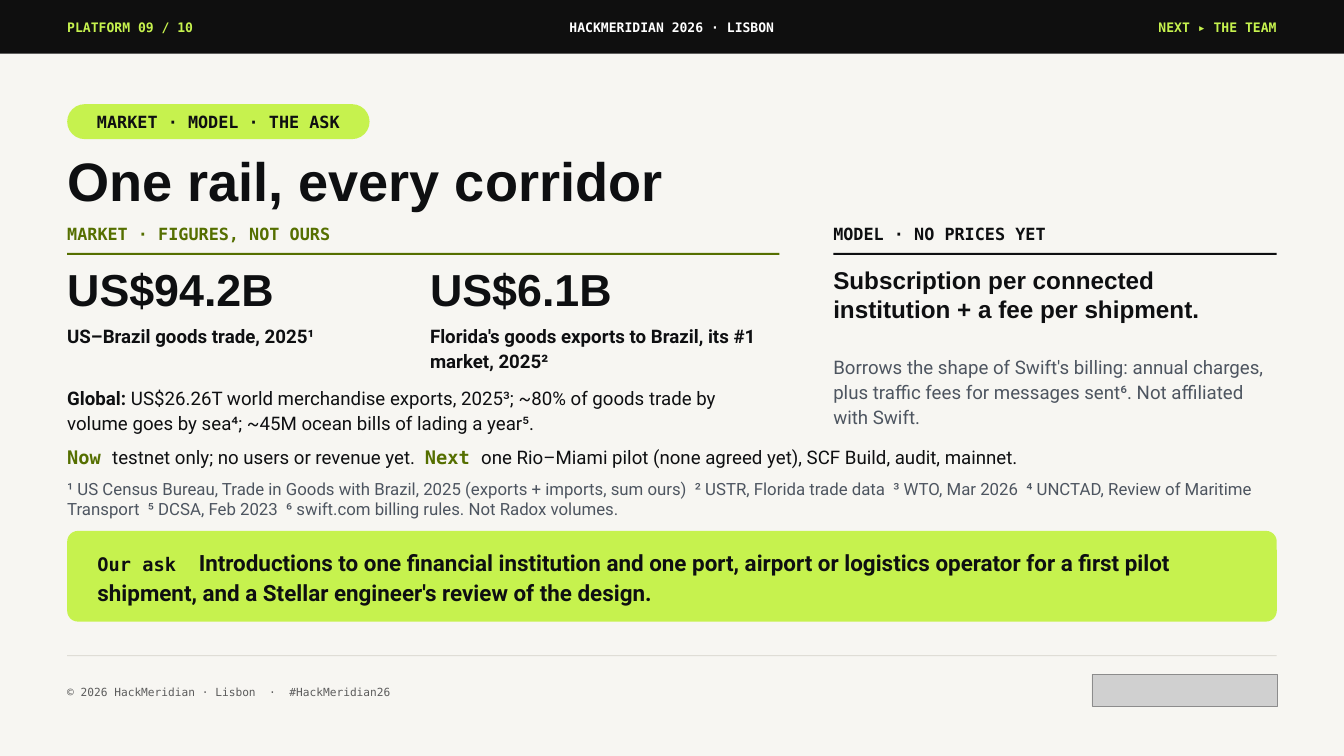
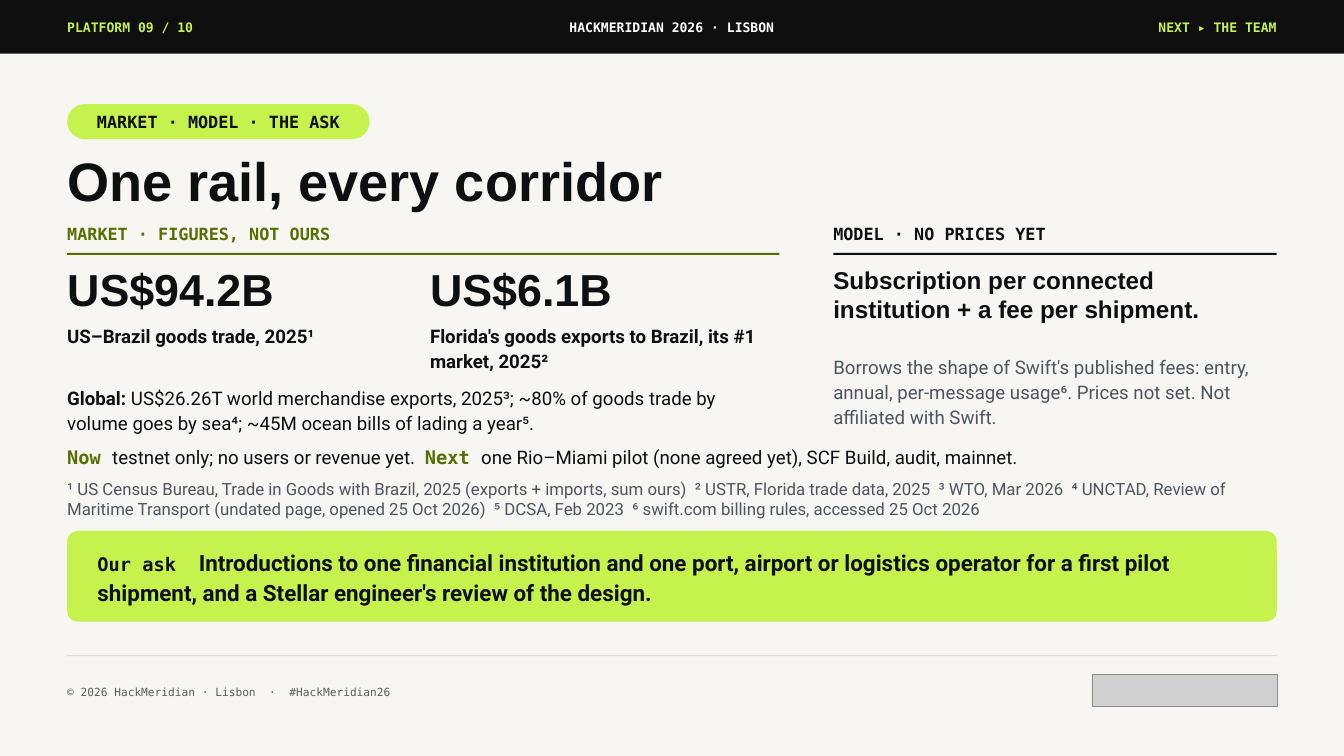
Before and after one commit to pwsaragossy/hackmeridian-cos, a slide deck: slide 9 of projects/hackmeridian-rail/deck/radox-custody-rail.pptx. Drawn at 1344x756 pixels with LibreOffice and Linux fonts; fonts in the diff are those of the drawing; grey boxes stand for pictures. Boxes give left, top, right and bottom in pixels: in the first picture for what was removed or moved away, otherwise in the second. Text is boxed around its words. In the diff, an @@ line names an element or a change of style, - is before the commit and + after.

```diff
--- a/projects/hackmeridian-rail/deck/radox-custody-rail.pptx
+++ b/projects/hackmeridian-rail/deck/radox-custody-rail.pptx
@@ text at <box>833,360,1248,424</box>: text changed @@
-Borrows the shape of Swift's billing: annual charges, plus traffic fees for messages sent⁶. Not affiliated with Swift.
+Borrows the shape of Swift's published fees: entry, annual, per-message usage⁶. Prices not set. Not affiliated with Swift.
@@ text at <box>67,482,1225,519</box>: text changed @@
-¹ US Census Bureau, Trade in Goods with Brazil, 2025 (exports + imports, sum ours) ² USTR, Florida trade data ³ WTO, Mar 2026 ⁴ UNCTAD, Review of Maritime Transport ⁵ DCSA, Feb 2023 ⁶ swift.com billing rules. Not Radox volumes.
+¹ US Census Bureau, Trade in Goods with Brazil, 2025 (exports + imports, sum ours) ² USTR, Florida trade data, 2025 ³ WTO, Mar 2026 ⁴ UNCTAD, Review of Maritime Transport (undated page, opened 25 Oct 2026) ⁵ DCSA, Feb 2023 ⁶ swift.com billing rules, accessed 25 Oct 2026
```
Also in this commit, not shown: 1 other slide changed, 2 other files.
